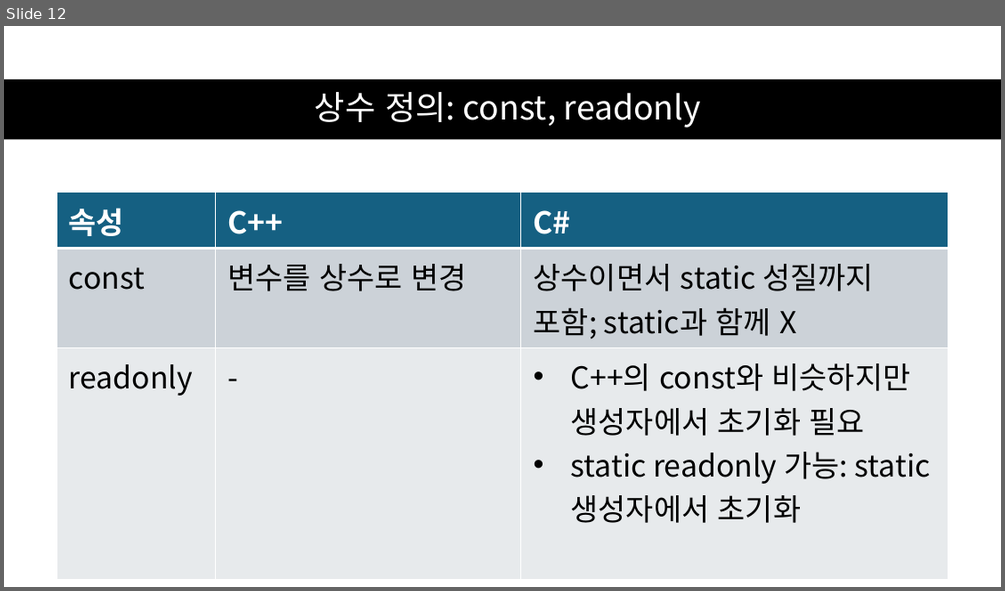
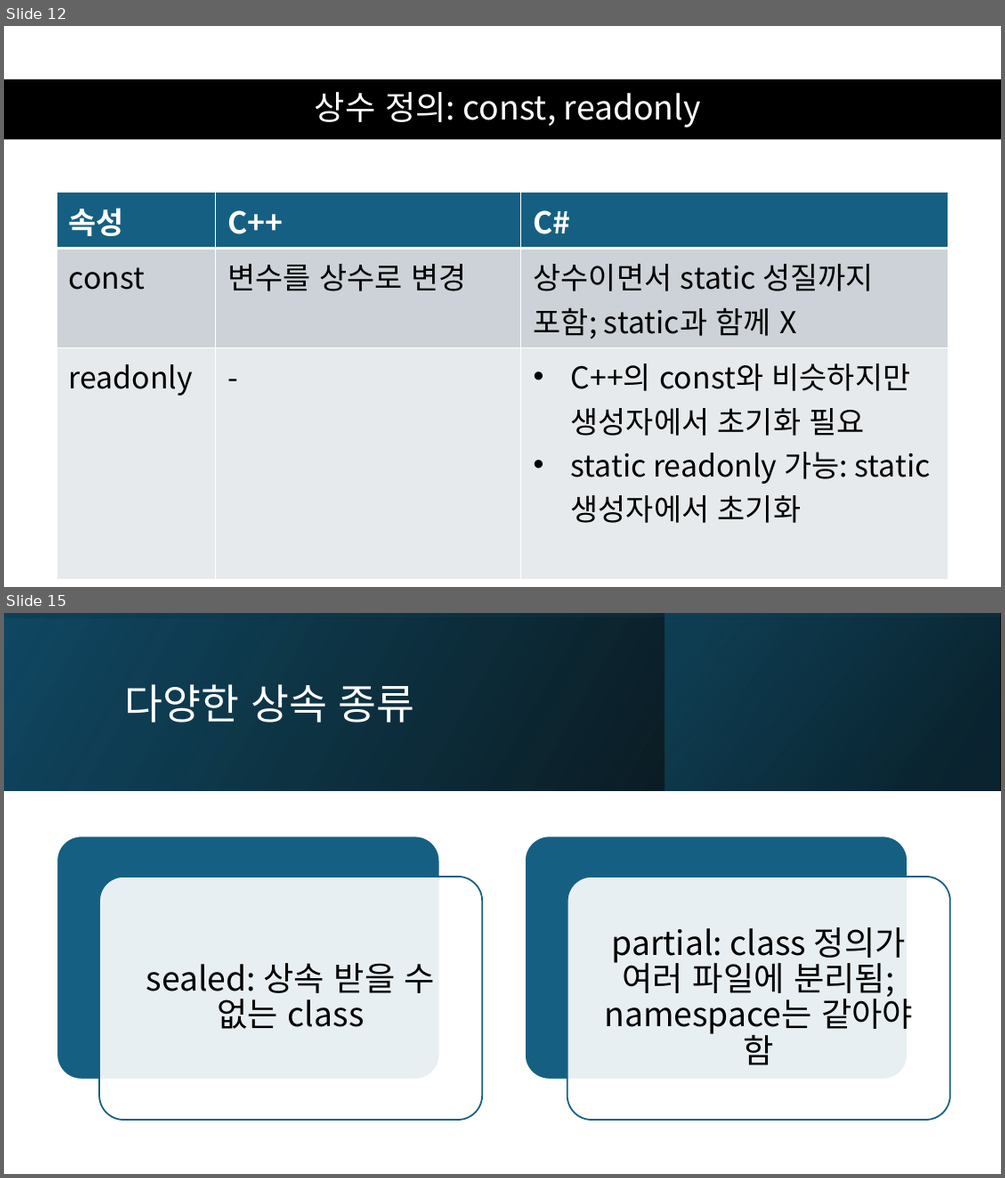
Before and after one commit to mokwongame/CS_2025_2, a slide deck: C# 문법.pptx. Shown one above the other, each under a label of ours: slide 12 before the commit, slides 12 and 15 after it; the slides between them are not shown. The pictures are 1005x591 and 1005x1178 pixels, drawn with LibreOffice and Linux fonts; fonts in the diff are those of the drawing. Boxes give left, top, right and bottom in pixels: in the first picture for what was removed or moved away, otherwise in the second. Text is boxed around its words. In the diff, an @@ line names an element or a change of style, - is before the commit and + after.

```diff
--- a/C# 문법.pptx
+++ b/C# 문법.pptx
@@ slide 15 added at <box>4,613,1001,1174</box>, background #FFFFFF @@
@@ rectangle added at <box>4,613,1001,790</box>, fill gradient #000000 to #104862 @@
@@ rectangle added at <box>4,613,1001,790</box>, fill gradient #104862 to #000000 @@
@@ rectangle added at <box>665,613,1000,790</box>, fill gradient #0B3041 to #156082 @@
@@ title added at <box>124,684,415,722</box>, 40 pt, text #FFFFFF @@
+다양한 상속 종류
@@ group added at <box>57,835,950,1119</box>: 4 rounded rectangles, 2 texts @@
+sealed: 상속 받을 수 없는 class
+partial: class 정의가 여러 파일에 분리됨; namespace는 같아야 함
```
Also in this commit, not shown: 2 other slides added, 1 other file.
